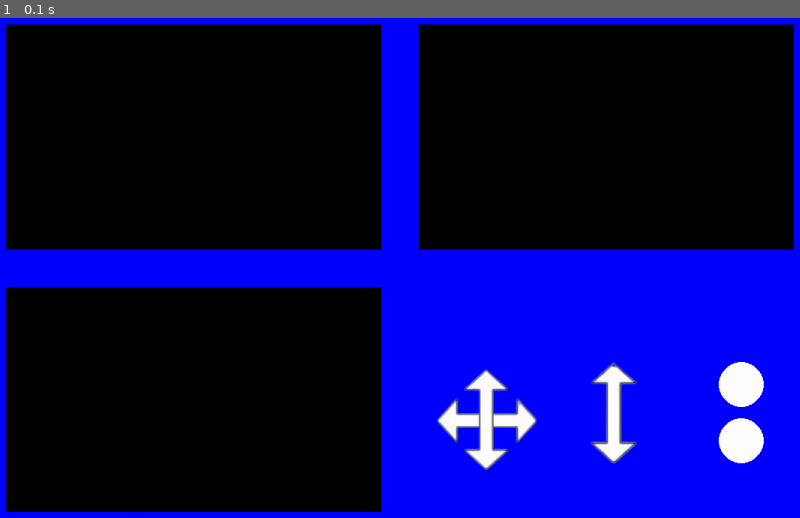
Above: before the commit, frame 1.
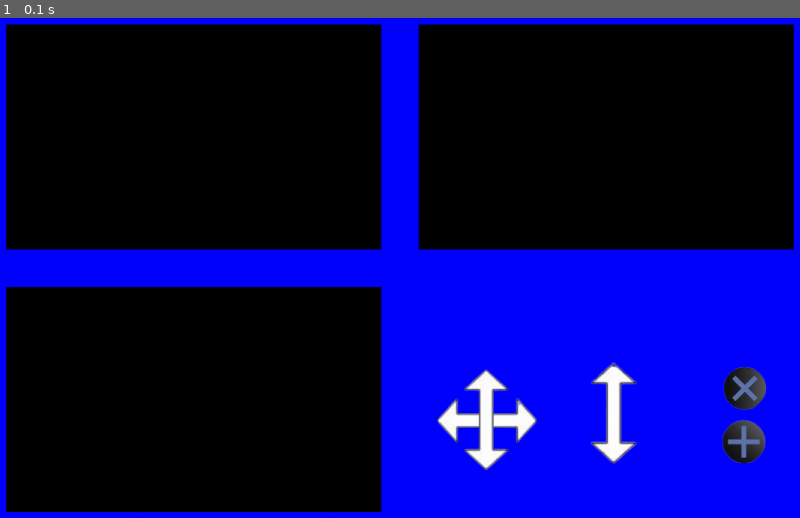
Above: after the commit, the same moment.

Repository: 1053079/MQTT-Crane
Game: pygame game, started from UserInterface/UI.py
Same seed, same stepped clock (60 frames per second), same inputs: the game is played once before the commit and once after it.
Inputs:
- Up to frame 1 (0.1 s): no input

The runs differ from the first frame. In frame 1, 0.9% of the frame differs, in the area x 89-96%, y 68-90%.

Commit message:
hmmm buttons?

Diff:
--- a/UserInterface/UI.py
+++ b/UserInterface/UI.py
@@ -5,7 +5,9 @@
 pygame.init()
 
 # Creates the screen allows you to change the (Width, Height) in px.
-screen = pygame.display.set_mode((1200, 800))
+WIDTH = 1200
+HEIGHT = 800
+screen = pygame.display.set_mode((WIDTH, HEIGHT))
 
 # This is the title of the screen you see above the screen.
 pygame.display.set_caption("Elephant Crane")
@@ -30,11 +32,15 @@
 arrow = pygame.image.load('UserInterface/arrowKey.png')
 
 # circle buttons
-circle = pygame.Surface((60,60), pygame.SRCALPHA)
-drawCircle = pygame.draw.circle(circle, white, (30,30), 30)
+circle = pygame.image.load('UserInterface/xButton.png')
+# circle = pygame.Surface((60,60), pygame.SRCALPHA)
+# drawCircle = pygame.draw.circle(circle, white, (30,30), 30)
+# xLines = pygame.draw.line(circle, black,(5,5),(55,55), 2)
+# xLines2 = pygame.draw.line(circle, black, (30 + 30, 30 - 30), (30 - 30, 30 + 30), 2)
 
-circle2 = pygame.Surface((60,60), pygame.SRCALPHA)
-drawCircle2 = pygame.draw.circle(circle2, white, (30,30), 30)
+circle2 = pygame.image.load('UserInterface/plusButton.png')
+# circle2 = pygame.Surface((60,60), pygame.SRCALPHA)
+# drawCircle2 = pygame.draw.circle(circle2, white, (30,30), 30)
 
 # the while loop..
 while not exit:
@@ -56,7 +62,10 @@
     screen.blit(circle, (1025,500))
     screen.blit(circle2, (1025,575))
 
+    # if user presses quit the application closes.
     for event in pygame.event.get():
         if event.type == pygame.QUIT:
             exit = True
+
+    # updates the display
     pygame.display.flip()
Binary file added: UserInterface/plusButton.png
Binary file added: UserInterface/xButton.png
Binary file added: UserInterface/xButtonzzz.png
